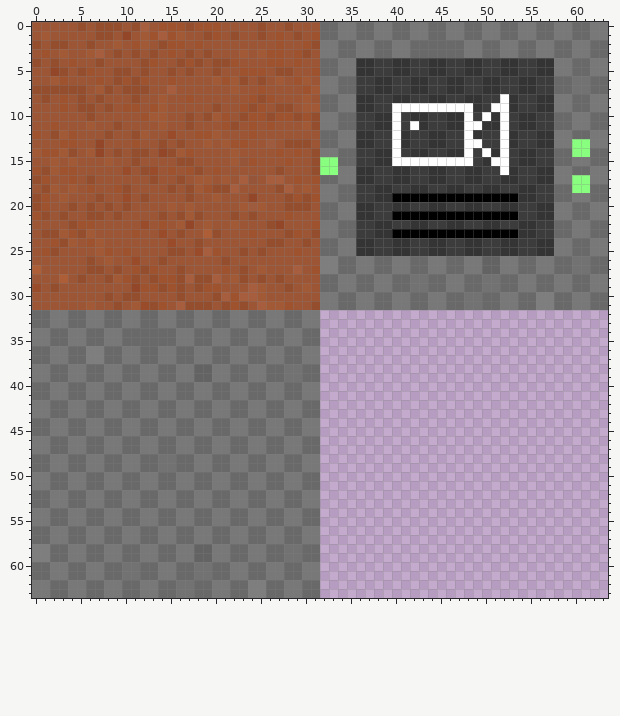
Two states of a pixel-art sprite, AutoScripting-Matrix/Assets/Textures/ASMPlayerCameraSetter.png. That is the earlier state.
The file is 64x64 pixels. Colours within 5 levels of each other are drawn and written as one.
Once edited:
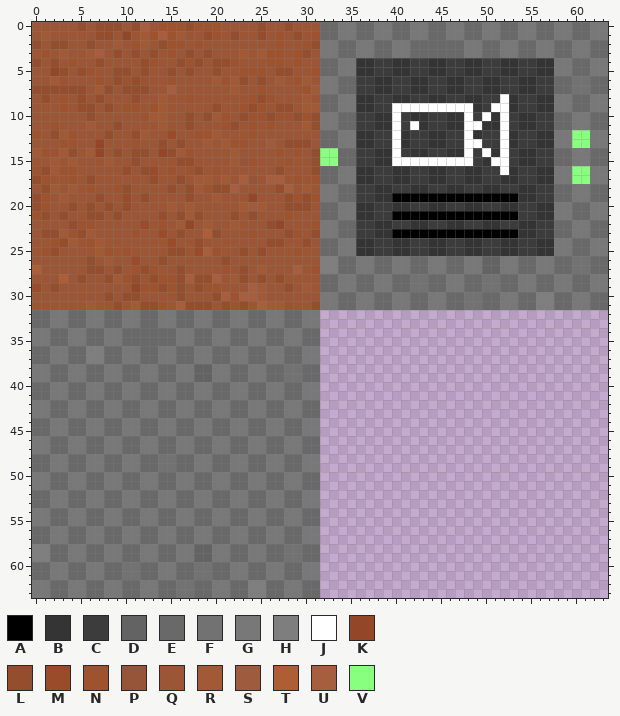
Palette (. is transparent): A #000000  B #343434  C #3c3c3c  D #636363  E #696969  F #727272  G #787878  H #7e7e7e  J #ffffff  K #934728  L #944e2e  M #9a4c2a  N #9e522e  P #965538  Q #9c5635  R #a25936  S #9f5b3d  T #ad5e37  U #a75e3e  V #89ff80
Log entry: 玩家摄像机设置器：优化材质2
From old to new:
@@ x 30..63 @@
 11 RLGGEECCBBJCJBCCBBJJBBJCBBCCEEGGEE
-12 QQEEGGBBCCJBCCBBCCJBCCJBCCBBGGEEGG
+12 QQEEGGBBCCJBCCBBCCJBCCJBCCBBGGVVGG
 13 LQEEGGBBCCJBCCBBCCJJCCJBCCBBGGVVGG
-14 QLGGEECCBBJCBBCCBBJCJBJCBBCCEEVVEE
+14 QLVVEECCBBJCBBCCBBJCJBJCBBCCEEGGEE
 15 QLVVEECCBBJJJJJJJJJCBJJCBBCCEEGGEE
-16 QLVVGGBBCCBBCCBBCCBBCCJBCCBBGGEEGG
+16 QLEEGGBBCCBBCCBBCCBBCCJBCCBBGGVVGG
 17 QNEEGGBBCCBBCCBBCCBBCCBBCCBBGGVVGG
-18 RQGGEECCBBCCBBCCBBCCBBCCBBCCEEVVEE
+18 RQGGEECCBBCCBBCCBBCCBBCCBBCCEEGGEE
 19 LNGGEECCBBAAAAAAAAAAAAAABBCCEEGGEE
